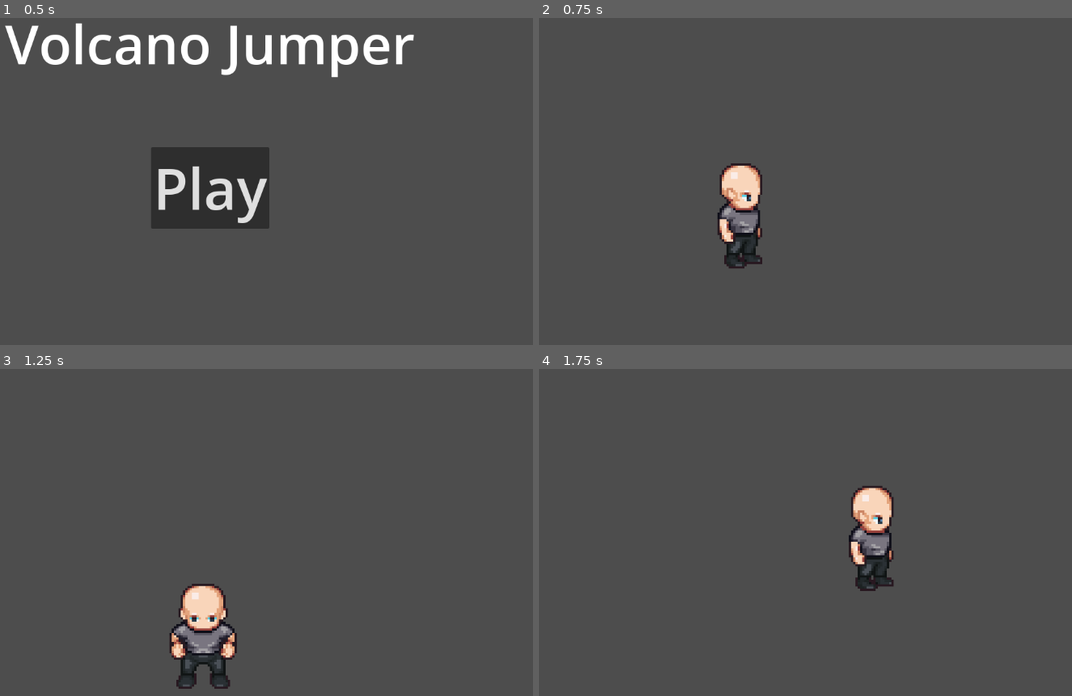
Above: before the commit, frames 1-4 (two rows, left to right).
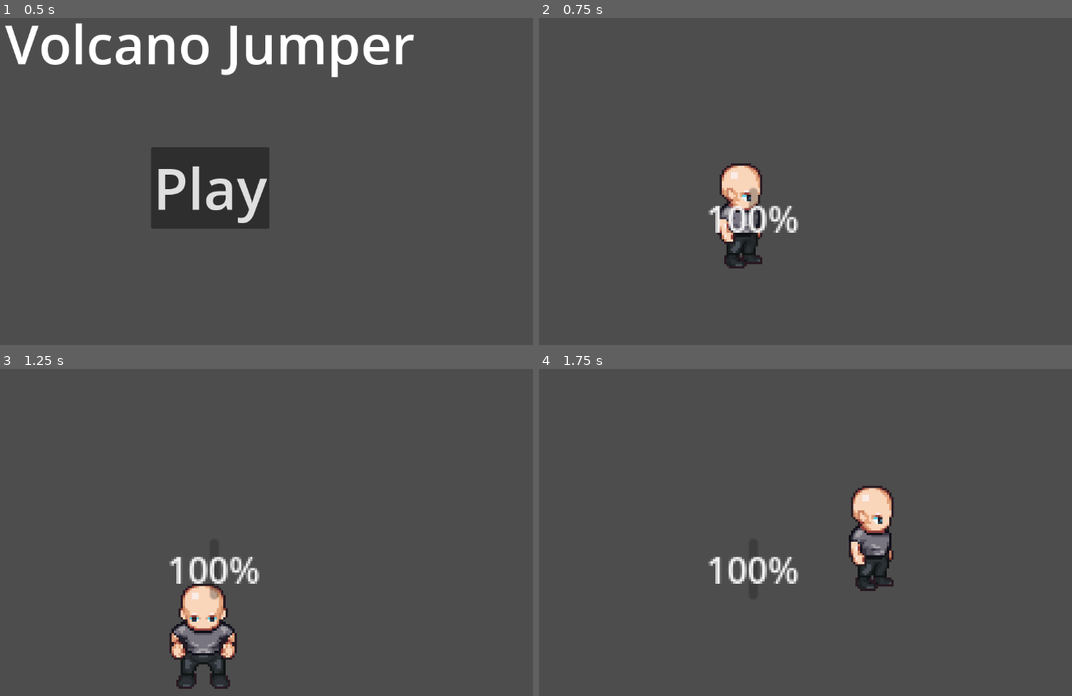
Above: after the commit, the same moments.

Repository: AlmanhalA/Dimensions-Project
Game: Godot game, scene res://menu.tscn
The game is run twice, just before and just after one commit, with the same random seed, the same clock (stepped at 60 frames per second) and the same inputs.
Inputs:
- Up to frame 1 (0.5 s): no input
- Up to frame 2 (0.75 s): click "Play" at 0.5 s
- Up to frame 3 (1.25 s): no input
- Up to frame 4 (1.75 s): hold Right (move_right) from 1.28 s (still down); tap Up (jump) at 1.52 s

Frame 1 is identical in both runs. In frame 2, 0.9% of the frame differs, in the area x 31-49%, y 51-66%; in frame 3, 0.8%; in frame 4, 0.8%.

Commit message:
health, coin logic, and game over

Diff:
--- a/volcano-platformer/coin.gd
+++ b/volcano-platformer/coin.gd
@@ -1,17 +1,18 @@
 extends Area2D
+signal coinCollected(amount)
 
 
-# Called when the node enters the scene tree for the first time.
-func _ready() -> void:
-	pass # Replace with function body.
+func _ready():
+	var players = get_tree().get_nodes_in_group("Player")
 
-
-# Called every frame. 'delta' is the elapsed time since the previous frame.
-func _process(delta: float) -> void:
-	pass
+	if not players.is_empty():
+		var player = players[0]
+		coinCollected.connect(player.heal)
+	else:
+		print("Coin couldn't find a player to connect to.")
 
 
 func _on_body_entered(body: Node2D) -> void:
 	if body.is_in_group("Player"):
-		emit_signal('coinCollected')
+		emit_signal('coinCollected', 30.0)
 		queue_free()
--- a/volcano-platformer/game.tscn
+++ b/volcano-platformer/game.tscn
@@ -1,16 +1,22 @@
-[gd_scene load_steps=3 format=3 uid="uid://dkdscdhnaohs7"]
+[gd_scene load_steps=4 format=3 uid="uid://dkdscdhnaohs7"]
 
 [ext_resource type="PackedScene" uid="uid://tc3vi1fhn43u" path="res://player.tscn" id="1_80nbo"]
+[ext_resource type="Script" uid="uid://cnphji0al0ln2" path="res://progress_bar.gd" id="2_e2o6t"]
 
 [sub_resource type="WorldBoundaryShape2D" id="WorldBoundaryShape2D_80nbo"]
 
 [node name="main" type="Node"]
 
-[node name="Player" parent="." instance=ExtResource("1_80nbo")]
+[node name="Player" parent="." groups=["Player"] instance=ExtResource("1_80nbo")]
 
 [node name="Camera2D" type="Camera2D" parent="."]
 position = Vector2(3, 9)
 zoom = Vector2(4, 4)
+
+[node name="ProgressBar" type="ProgressBar" parent="Camera2D"]
+offset_right = 4.0
+offset_bottom = 27.0
+script = ExtResource("2_e2o6t")
 
 [node name="StaticBody2D" type="StaticBody2D" parent="."]
 
--- a/volcano-platformer/player.gd
+++ b/volcano-platformer/player.gd
@@ -1,8 +1,12 @@
 extends CharacterBody2D
 
+signal health_changed(current_health)
 
 const SPEED = 130.0
 const JUMP_VELOCITY = -300.0
+@export var max_health = 100.0
+@export var current_health = 100.0
+@export var DOT = 1.0
 
 # Get the gravity from the project settings to be synced with RigidBody nodes.
 var gravity = ProjectSettings.get_setting("physics/2d/default_gravity")
@@ -43,3 +47,19 @@
 		velocity.x = move_toward(velocity.x, 0, SPEED)
 
 	move_and_slide()
+
+
+func heal(amount):
+	current_health += amount
+	current_health = min(current_health, max_health)
+	print("Healed! Current health is: ", current_health)
+	health_changed.emit(current_health)
+
+
+func _process(delta):
+	current_health -= DOT * delta
+	current_health = max(0, current_health)
+
+	if current_health == 0:
+		print("Player has run out of health!")
+		get_tree().reload_current_scene()
--- /dev/null
+++ b/volcano-platformer/progress_bar.gd
@@ -0,0 +1,12 @@
+extends ProgressBar
+
+func _ready():
+	var players = get_tree().get_nodes_in_group("Player")
+	if not players.is_empty():
+		var player = players[0]
+		max_value = player.max_health
+		value = player.current_health
+		player.health_changed.connect(_on_player_health_changed)
+
+func _on_player_health_changed(new_health):
+	value = new_health
Not shown, added: volcano-platformer/progress_bar.gd.uid
